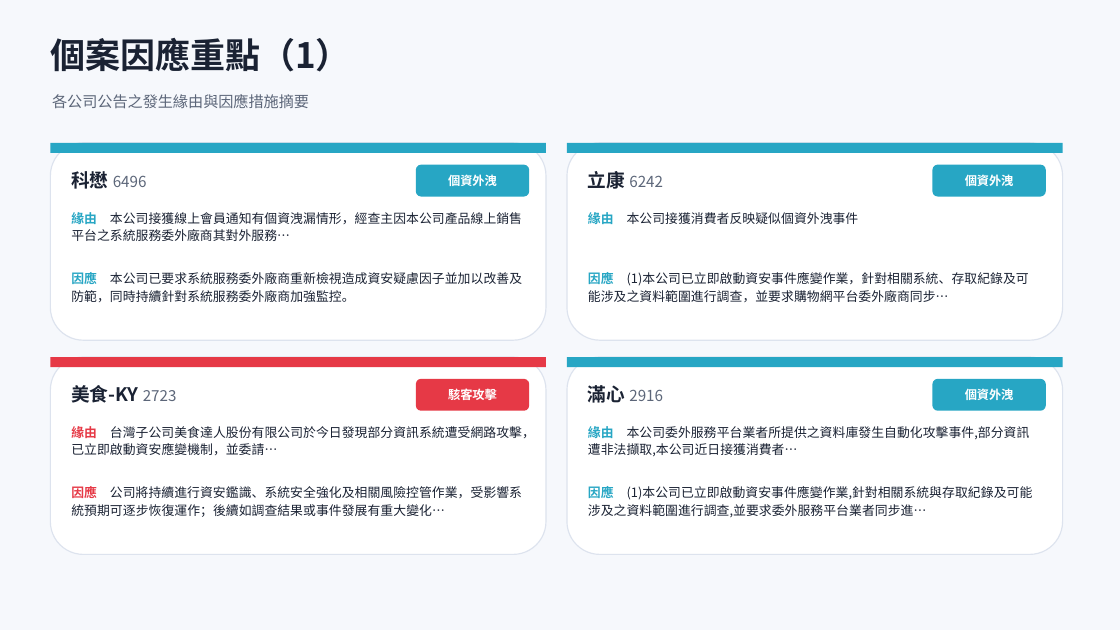
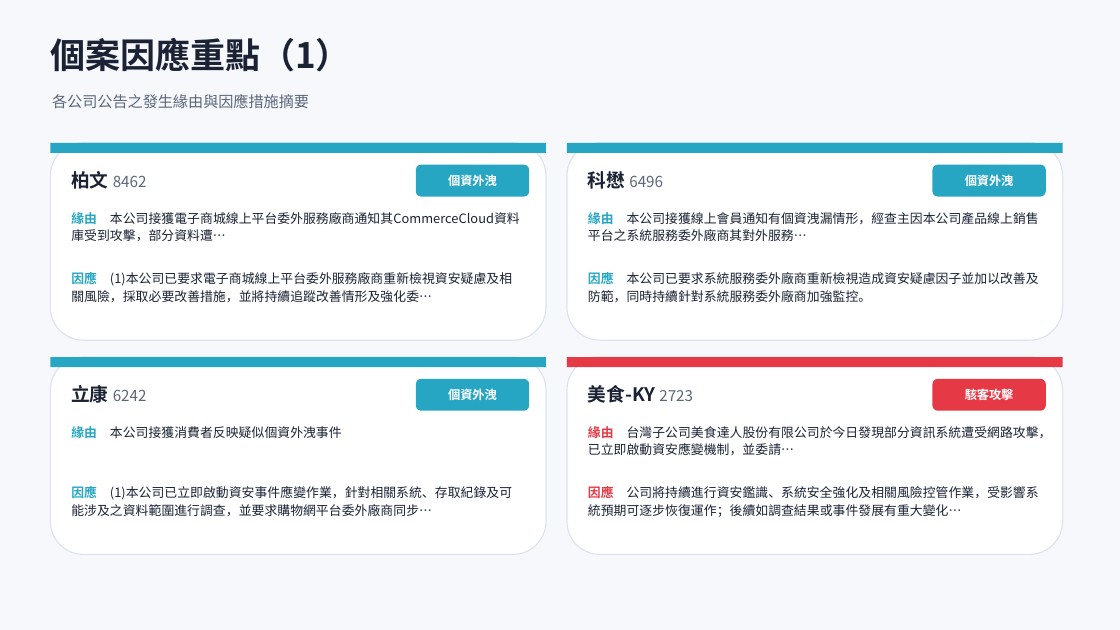
Before and after one commit to Johnnylin77/mops-isec-monitor, a slide deck: slide 6 of 資安事件因應分析.pptx. Drawn at 1120x630 pixels with LibreOffice and Linux fonts; fonts in the diff are those of the drawing. Boxes give left, top, right and bottom in pixels: in the first picture for what was removed or moved away, otherwise in the second. Text is boxed around its words. In the diff, an @@ line names an element or a change of style, - is before the commit and + after.

```diff
--- a/資安事件因應分析.pptx
+++ b/資安事件因應分析.pptx
@@ text at [71, 171, 147, 189]: text changed @@
-科懋 6496
+柏文 8462
@@ text at [588, 171, 663, 189]: text changed @@
-立康 6242
+科懋 6496
@@ text at [71, 212, 520, 241]: text changed @@
-緣由 本公司接獲線上會員通知有個資洩漏情形，經查主因本公司產品線上銷售平台之系統服務委外廠商其對外服務…
+緣由 本公司接獲電子商城線上平台委外服務廠商通知其CommerceCloud資料庫受到攻擊，部分資料遭…
@@ text at [588, 212, 1039, 241]: text changed @@
-緣由 本公司接獲消費者反映疑似個資外洩事件
+緣由 本公司接獲線上會員通知有個資洩漏情形，經查主因本公司產品線上銷售平台之系統服務委外廠商其對外服務…
@@ text at [71, 270, 512, 302]: text changed @@
-因應 本公司已要求系統服務委外廠商重新檢視造成資安疑慮因子並加以改善及防範，同時持續針對系統服務委外廠商加強監控。
+因應 (1)本公司已要求電子商城線上平台委外服務廠商重新檢視資安疑慮及相關風險，採取必要改善措施，並將持續追蹤改善情形及強化委…
@@ text at [588, 270, 1039, 302]: text changed @@
-因應 (1)本公司已立即啟動資安事件應變作業，針對相關系統、存取紀錄及可能涉及之資料範圍進行調查，並要求購物網平台委外廠商同步…
+因應 本公司已要求系統服務委外廠商重新檢視造成資安疑慮因子並加以改善及防範，同時持續針對系統服務委外廠商加強監控。
@@ rectangle at [50, 357, 546, 367]: fill #E63946 to #27A6C4 @@
@@ rectangle at [567, 357, 1063, 367]: fill #27A6C4 to #E63946 @@
@@ text at [71, 385, 147, 403]: text changed; size 16 to 13 pt; text colour #1A2233 to #5C6679; bold off @@
-美食-KY 2723
+立康 6242
@@ rounded rectangle at [416, 379, 529, 411]: fill #E63946 to #27A6C4 @@
@@ text at [448, 388, 497, 400]: text changed @@
-駭客攻擊
+個資外洩
@@ text at [588, 385, 693, 403]: text changed; size 13 to 16 pt; text colour #5C6679 to #1A2233; bold on @@
-滿心 2916
+美食-KY 2723
@@ rounded rectangle at [933, 379, 1046, 411]: fill #27A6C4 to #E63946 @@
@@ text at [965, 389, 1014, 400]: text changed @@
-個資外洩
+駭客攻擊
@@ text at [71, 426, 342, 438]: text changed @@
-緣由 台灣子公司美食達人股份有限公司於今日發現部分資訊系統遭受網路攻擊，已立即啟動資安應變機制，並委請…
+緣由 本公司接獲消費者反映疑似個資外洩事件
@@ text at [588, 426, 1052, 455]: text changed @@
-緣由 本公司委外服務平台業者所提供之資料庫發生自動化攻擊事件,部分資訊遭非法擷取,本公司近日接獲消費者…
+緣由 台灣子公司美食達人股份有限公司於今日發現部分資訊系統遭受網路攻擊，已立即啟動資安應變機制，並委請…
@@ text at [71, 484, 512, 516]: text changed @@
-因應 公司將持續進行資安鑑識、系統安全強化及相關風險控管作業，受影響系統預期可逐步恢復運作；後續如調查結果或事件發展有重大變化…
+因應 (1)本公司已立即啟動資安事件應變作業，針對相關系統、存取紀錄及可能涉及之資料範圍進行調查，並要求購物網平台委外廠商同步…
@@ text at [588, 486, 1039, 517]: text changed @@
-因應 (1)本公司已立即啟動資安事件應變作業,針對相關系統與存取紀錄及可能涉及之資料範圍進行調查,並要求委外服務平台業者同步進…
+因應 公司將持續進行資安鑑識、系統安全強化及相關風險控管作業，受影響系統預期可逐步恢復運作；後續如調查結果或事件發展有重大變化…
```
Also in this commit, not shown: 7 other slides changed, 2 other files.
